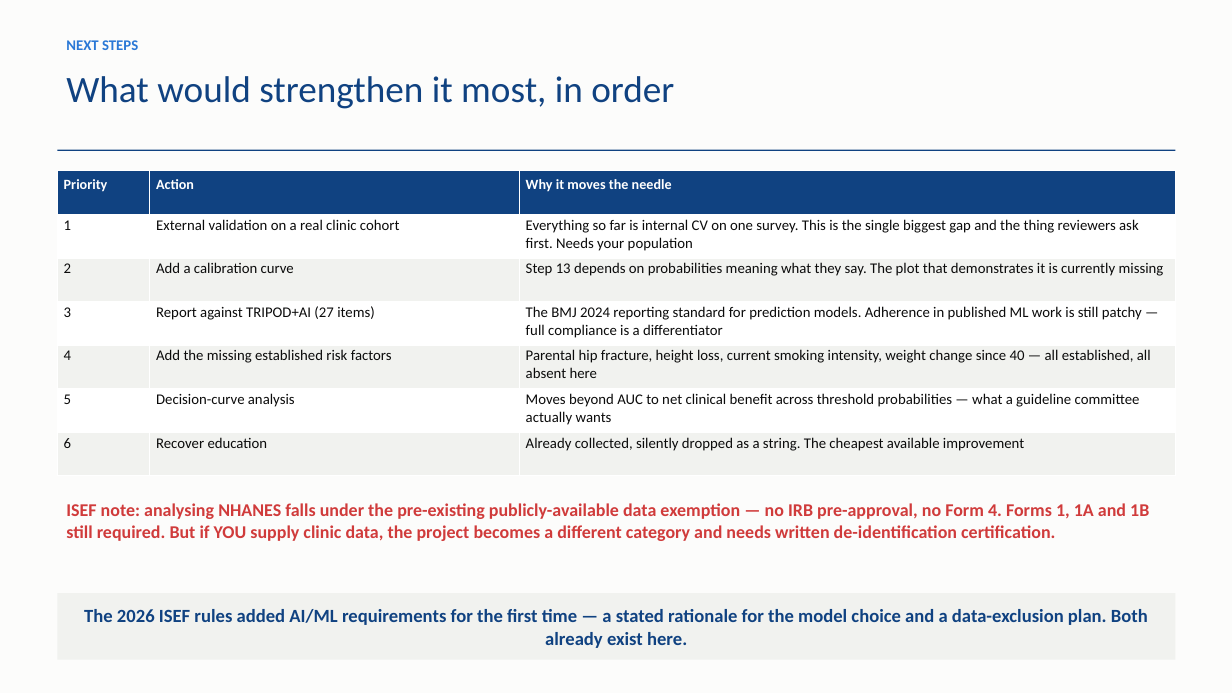
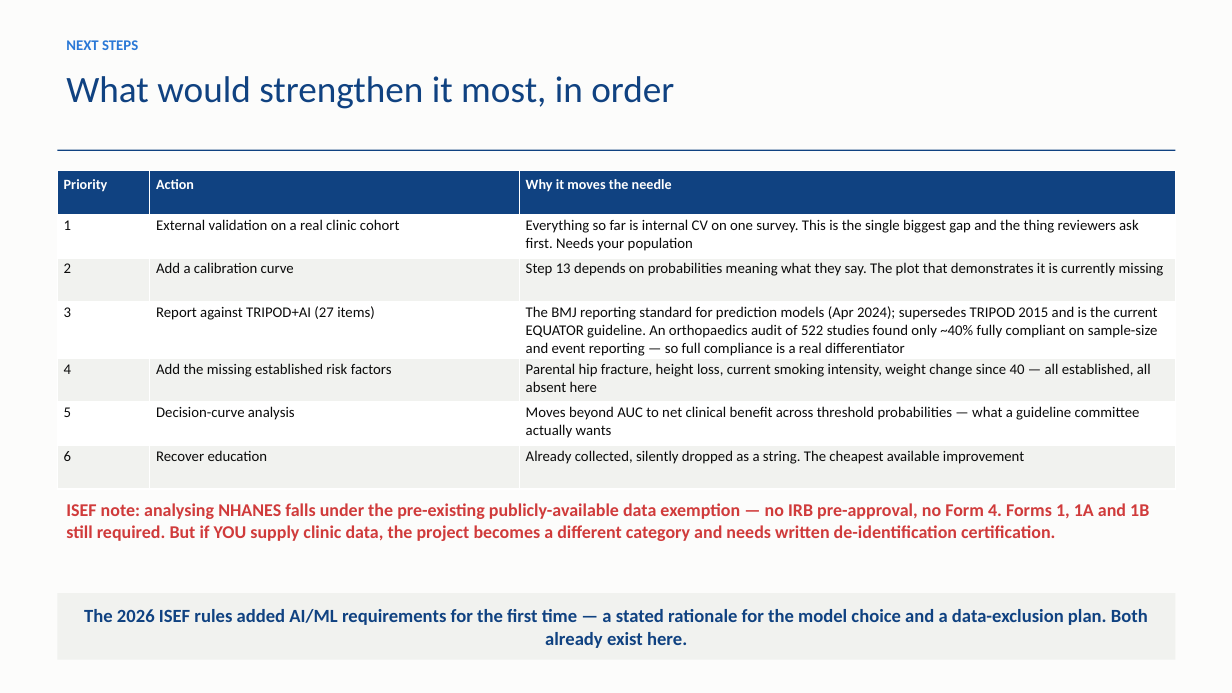
Before and after one commit to am12-dev/sf_26-27, a slide deck: slide 23 of Notes/Osteoporosis_ML_Specialist_Briefing.pptx. Drawn at 1232x693 pixels with LibreOffice and Linux fonts; fonts in the diff are those of the drawing. Boxes give left, top, right and bottom in pixels: in the first picture for what was removed or moved away, otherwise in the second. Text is boxed around its words. In the diff, an @@ line names an element or a change of style, - is before the commit and + after.

```diff
--- a/Notes/Osteoporosis_ML_Specialist_Briefing.pptx
+++ b/Notes/Osteoporosis_ML_Specialist_Briefing.pptx
@@ table at (57,171,1176,476) @@
-row 4, column 3: The BMJ 2024 reporting standard for prediction models. Adherence in published ML work is still patchy — full compliance is a differentiator
+row 4, column 3: The BMJ reporting standard for prediction models (Apr 2024); supersedes TRIPOD 2015 and is the current EQUATOR guideline. An orthopaedics audit of 522 studies found only ~40% fully compliant on sample-size and event reporting — so full compliance is a real differentiator
```
Also in this commit, not shown: 1 slide added, 2 other files.
